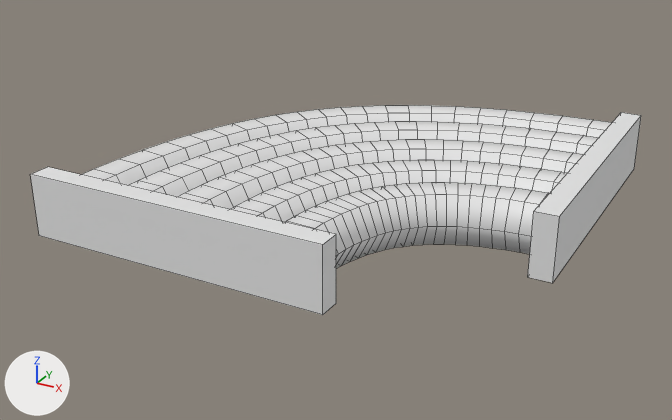
Before and after pictures for a commit that changed the FBX model Assets/Art/Models/Enviroment/Prototyp/21.06/Pipe01Corner3m.fbx.
Camera for both pictures: a 50 mm lens placed at (1.33, -5.27, 2.59), pointed at (-1.63, 0.11, -0.09). The axes (+X, +Y, +Z) are drawn at lower left. The lights are the same throughout. Mesh edges are drawn as thin lines.

Before the edit, the objects in view are built like this:
```python
me_nurbspath_004 = bpy.data.meshes.new('NurbsPath.004')
me_nurbspath_004.from_pydata(...)  # 736 vertices, 702 faces; spans x -3.12..0.08, y -1.29..1.88, z -0.06..0.38
ob_pipe01corner3m = bpy.data.objects.new('Pipe01Corner3m', me_nurbspath_004)
ob_pipe01corner3m.location = (0.0, 0.0, 0.0)
```
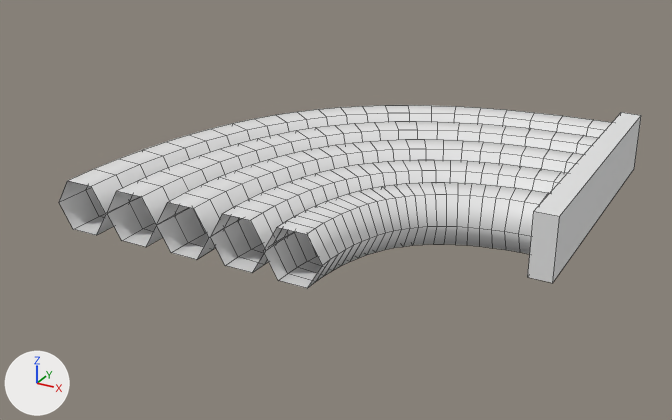
The edits, one by one:
me_nurbspath_004 has 736 vertices, 702 faces and spans x -3.12..0.08, y -1.29..1.88, z -0.06..0.38.
me_nurbspath_004 is used by ob_pipe01corner3m; location (0.0, 0.0, 0.0).
me_nurbspath_004 part 1: the loose piece of 8 vertices spanning x -3.12..-0.94, y -1.29..-1.14, z -0.06..0.38 is deleted.

Pixel boxes (x1, y1, x2, y2) of what changed, in the pictures (672 x 420 px):
'Pipe01Corner3m', reshaped (13% shorter): before (30, 105, 641, 315); after (59, 105, 641, 288)
part 1 of me_nurbspath_004, deleted: before (30, 167, 336, 315)
